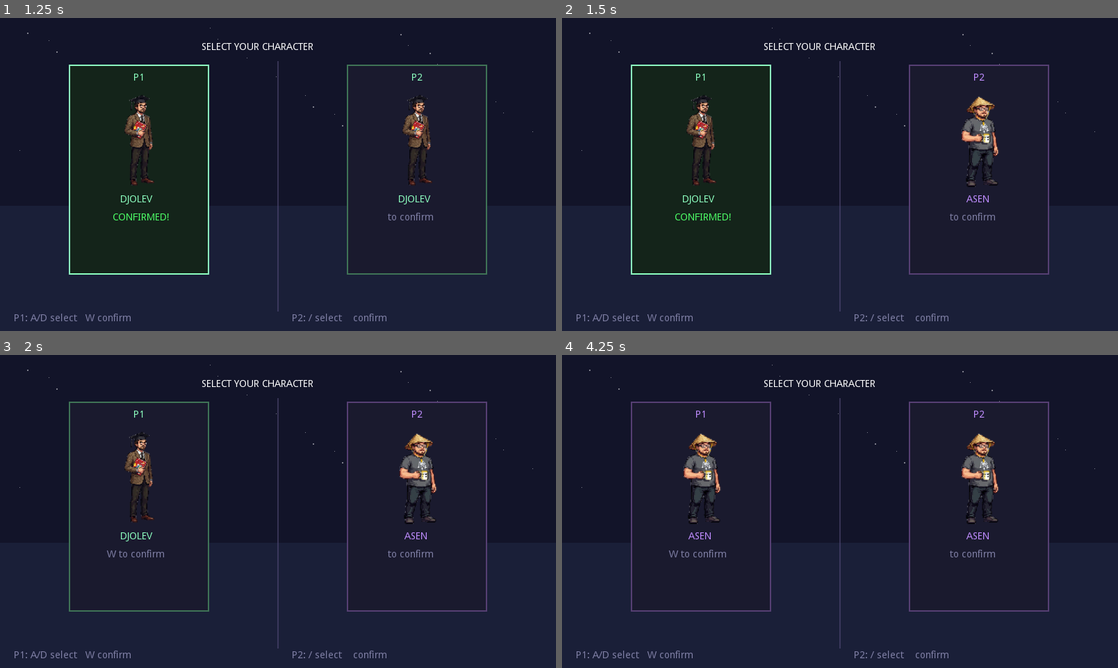
Above: before the commit, frames 1-4 (two rows, left to right).
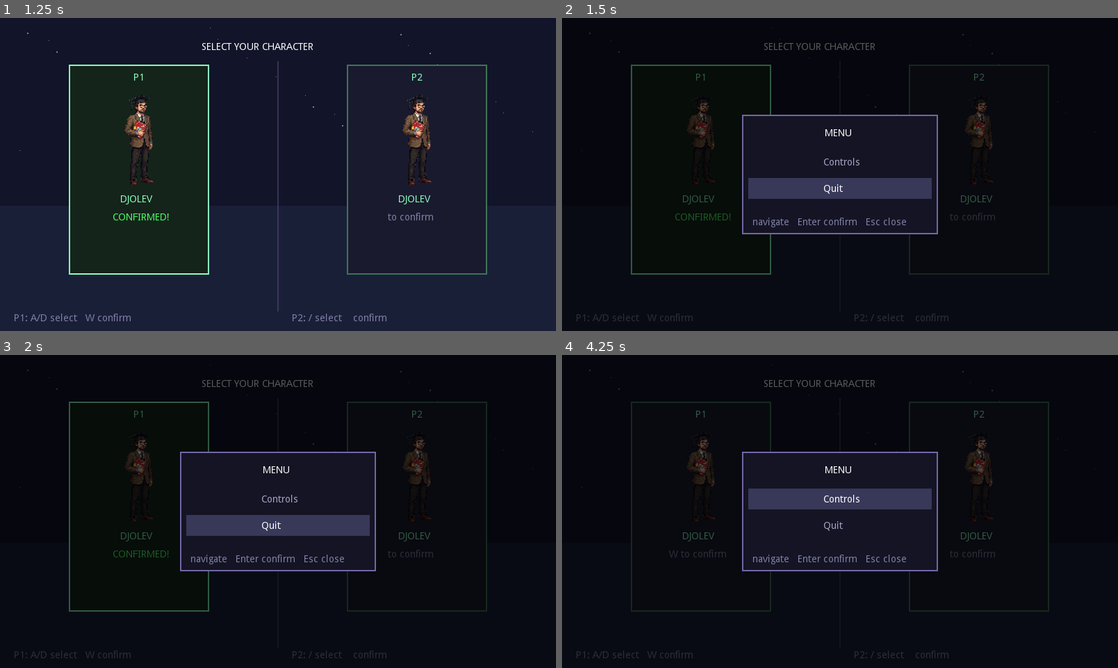
Above: after the commit, the same moments.

Repository: asenmitrev/cucugo
Game: Godot game, scene res://scenes/CharSelect.tscn
Same seed, same stepped clock (60 frames per second), same inputs: the game is played once before the commit and once after it.
Inputs:
- Up to frame 1 (1.25 s): tap Enter at 0.5 s; hold D (p1_right) from 0.53 s (still down); hold Left (p2_left) from 0.53 s (still down); tap W (p1_jump) at 0.77 s
- Up to frame 2 (1.5 s): tap Escape (start) at 1.25 s; release D (p1_right) at 1.28 s; release Left (p2_left) at 1.28 s; hold Down from 1.28 s (still down); tap Right (p2_right) at 1.35 s
- Up to frame 3 (2 s): keep holding Down; tap W (p1_jump) at 1.52 s
- Up to frame 4 (4.25 s): tap Escape (start) at 2, 2.75, 3.5, 4.15 s; release Down at 2.03 s; hold D (p1_right) 2.03-3.53 s; tap Enter at 2.1 s; tap Keypad Enter at 2.85 s; tap W (p1_jump) at 3.02, 3.77 s; hold A (p1_left) from 3.53 s (still down); tap Space at 3.6 s

Frame 1 is identical in both runs. In frame 2, 76% of the frame differs, in the area x 0-100%, y 0-100%; in frame 3, 89%; in frame 4, 89%.

Commit message:
Add start_pos/facing_right to CharacterDefs; switch CharSelect to _unhandled_input

Diff:
--- a/resources/asen.tres
+++ b/resources/asen.tres
@@ -10,6 +10,8 @@
 display_name = "ASEN"
 char_name = "asen"
 label_color = Color( 0.75, 0.55, 1, 1 )
+start_pos = Vector2( 0, 0 )
+facing_right = true
 action_left = "p1_left"
 action_right = "p1_right"
 action_jump = "p1_jump"
--- a/resources/djolev.tres
+++ b/resources/djolev.tres
@@ -10,6 +10,8 @@
 display_name = "DJOLEV"
 char_name = "djolev"
 label_color = Color( 0.55, 1, 0.75, 1 )
+start_pos = Vector2( 0, 0 )
+facing_right = true
 action_left = "p2_left"
 action_right = "p2_right"
 action_jump = "p2_jump"
--- a/scripts/CharSelect.gd
+++ b/scripts/CharSelect.gd
@@ -27,10 +27,7 @@
 	tmp.queue_free()
 
 
-func _input(event: InputEvent) -> void:
-	if MenuManager.is_open():
-		return
-
+func _unhandled_input(event: InputEvent) -> void:
 	if event is InputEventKey:
 		var kev := event as InputEventKey
 		if not kev.pressed or kev.echo:
Not shown, added: .claude/skills/new-character.md
